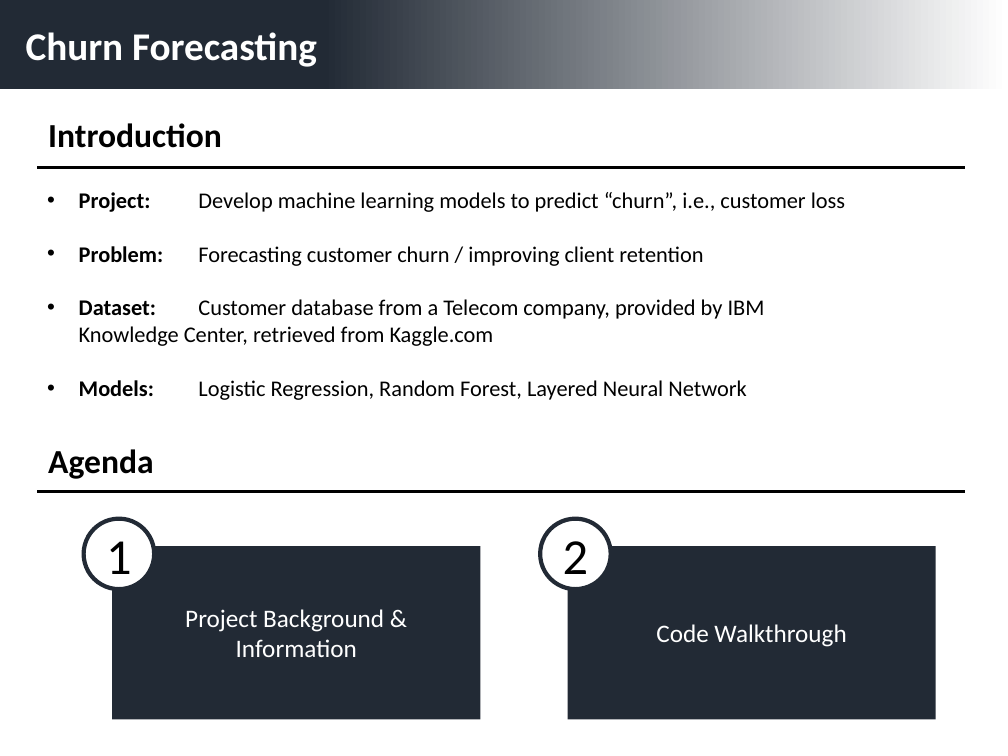
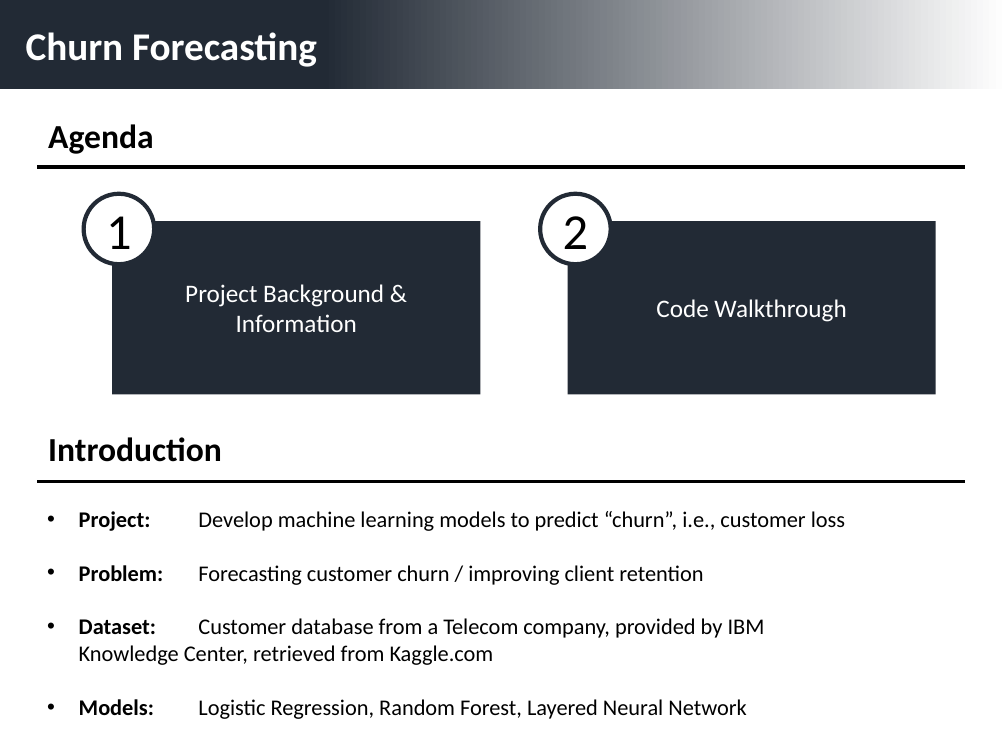
Before and after one commit to ehannell/customer_retention, a slide deck: slide 2 of Presentation Slides/Customer Retention Presentation.pptx. Drawn at 1008x756 pixels with LibreOffice and Linux fonts; fonts in the diff are those of the drawing. Boxes give left, top, right and bottom in pixels: in the first picture for what was removed or moved away, otherwise in the second. Text is boxed around its words. In the diff, an @@ line names an element or a change of style, - is before the commit and + after.

```diff
--- a/Presentation Slides/Customer Retention Presentation.pptx
+++ b/Presentation Slides/Customer Retention Presentation.pptx
@@ 2 rectangles, 2 ellipses, 1 text: place and size @@
-2 rectangles, 2 ellipses, 1 text at [48, 449, 935, 720]
+2 rectangles, 2 ellipses, 1 text at [48, 124, 935, 394]
@@ text "Introduction": place and size @@
-text "Introduction" at [48, 123, 222, 148]
+text "Introduction" at [48, 437, 222, 462]
@@ line moved from (37, 492) - (965, 492) to (37, 481) - (965, 481) @@
@@ text "Project: Develop machine learning models ...": place and size @@
-text "Project: Develop machine learning models ..." at [79, 192, 845, 400]
+text "Project: Develop machine learning models ..." at [79, 511, 845, 719]
```
Also in this commit, not shown: 1 slide added, 1 slide removed, 2 other files.
